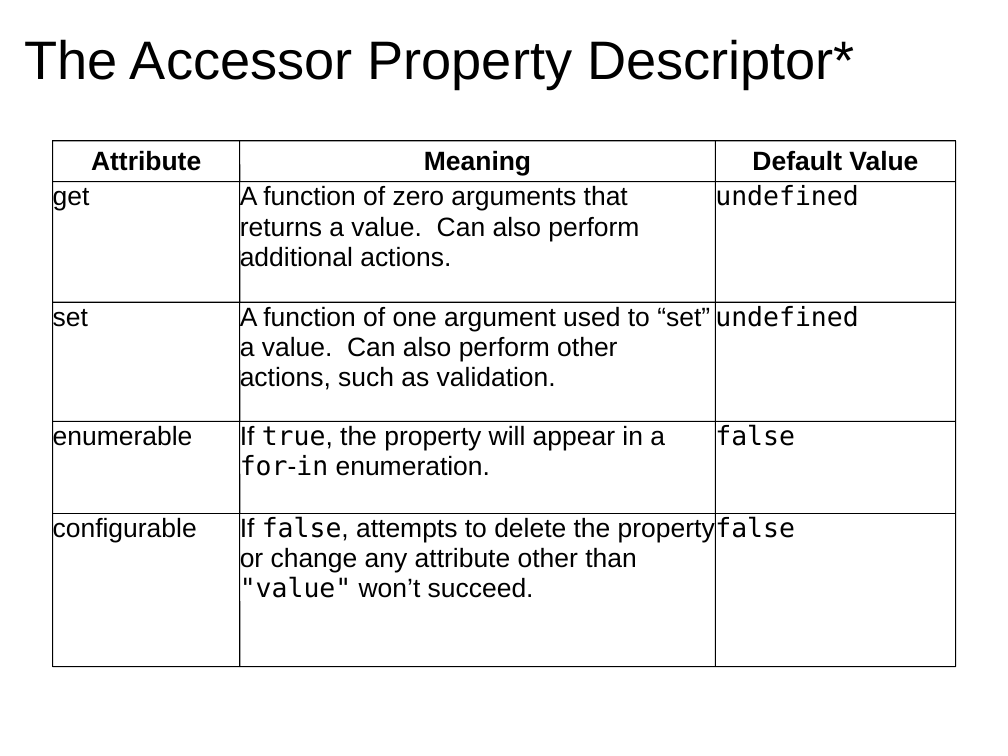
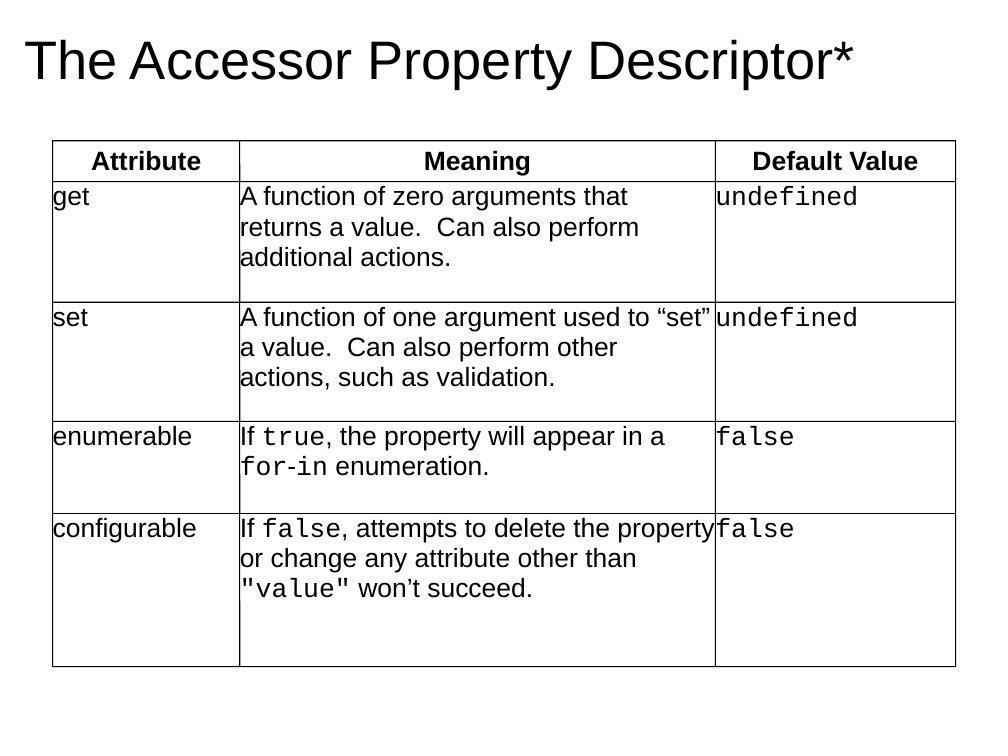
Before and after one commit to dondi/javascript-book, a slide deck: slide 28 of presentations/Chapter_7_Presentation.ppt. Drawn at 1008x756 pixels with LibreOffice and Linux fonts; fonts in the diff are those of the drawing; background and template pictures are left out. Boxes give left, top, right and bottom in pixels: in the first picture for what was removed or moved away, otherwise in the second. Text is boxed around its words. In the diff, an @@ line names an element or a change of style, - is before the commit and + after.

Commit message:
More font tweaks.

```diff
--- a/presentations/Chapter_7_Presentation.ppt
+++ b/presentations/Chapter_7_Presentation.ppt
@@ text "If true, the property will ..." at bbox=[240, 425, 665, 482]: font DejaVu Sans Mono to Courier New in "true, for-in" @@
@@ text "If false, attempts to delete ..." at bbox=[240, 517, 714, 605]: font DejaVu Sans Mono to Courier New in "false, "value"" @@
@@ font DejaVu Sans Mono to Courier New in 4 elements at bbox=[715, 187, 858, 213], bbox=[715, 307, 858, 333], bbox=[715, 426, 794, 452], bbox=[715, 519, 794, 545] @@
```
Also in this commit, not shown: 27 other slides changed.
